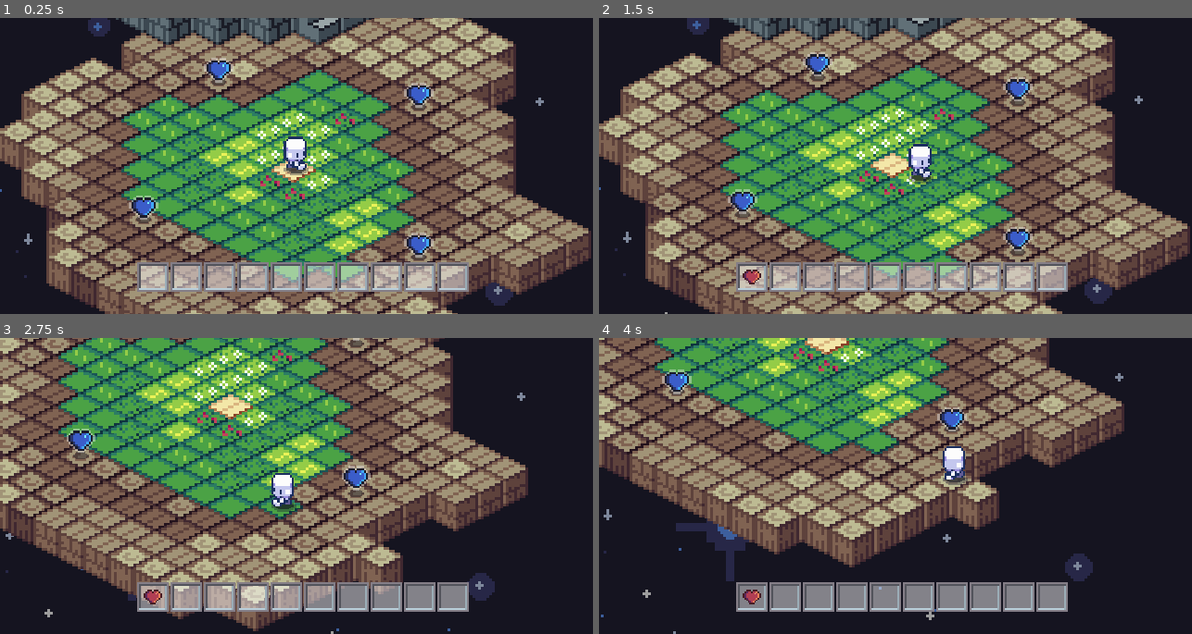
Above: before the commit, frames 1-4 (two rows, left to right).
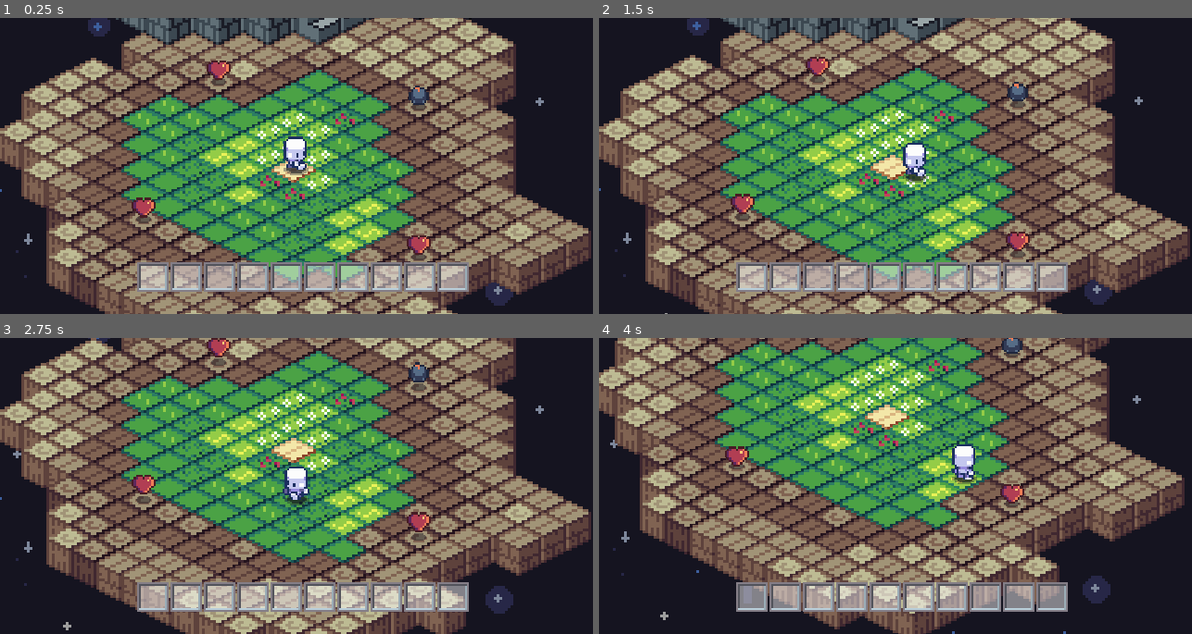
Above: after the commit, the same moments.

Repository: ofknee/shiso
Game: Godot game, scene res://scenes/main.tscn
Same seed, same stepped clock (60 frames per second), same inputs: the game is played once before the commit and once after it. The engine's default icon, where the game draws it, is replaced by a stand-in: a white triangle on a blue panel in a dark square.
Inputs (mouse positions are in pixels of both pictures, inside the frame that each line leads up to):
- Up to frame 1 (0.25 s): no input
- Up to frame 2 (1.5 s): click (753, 278) at 0.52 s; tap Enter at 1.25 s; move the mouse to (1025, 151) at 1.27 s; hold Right (right) from 1.28 s (still down); tap Alt at 1.35 s; click (1025, 151) at 1.42 s
- Up to frame 3 (2.75 s): move the mouse to (177, 500) at 2.02 s; release Right (right) at 2.03 s; hold Down (down) from 2.03 s (still down); tap Shift at 2.1 s
- Up to frame 4 (4 s): move the mouse to (954, 420) at 2.77 s; release Down (down) at 2.78 s; hold Right (right) 2.78-3.53 s; tap Alt at 2.85 s; move the mouse to (865, 545) at 3.52 s; hold Up (up) from 3.53 s (still down); tap Shift at 3.6 s; click (865, 545) at 3.67 s

The runs differ from the first frame. In frame 1, 1.1% of the frame differs, in the area x 21-74%, y 13-81%; in frame 2, 42%; in frame 3, 69%, in the area x 0-100%, y 0-100%; in frame 4, 65%.

Commit message:
OMG I FIXED VERY VERY ANNOYING BUG(s)
its all connected...

Diff:
--- a/project.godot
+++ b/project.godot
@@ -18,7 +18,6 @@
 [autoload]
 
 global_item="*uid://bepjdm5epf4is"
-global_vars="*uid://boy5nj1yidr8b"
 
 [display]
 
--- a/scenes/inventory_slot.tscn
+++ b/scenes/inventory_slot.tscn
@@ -23,6 +23,8 @@
 [node name="item_icons" parent="TextureButton" unique_id=897164623 instance=ExtResource("4_c13kb")]
 position = Vector2(17, 16)
 scale = Vector2(1.74, 1.74)
+animation = &"bomb"
+autoplay = "bomb"
 
 [node name="Sprite2D" type="Sprite2D" parent="." unique_id=246957969]
 visible = false
--- a/scenes/item_icons.tscn
+++ b/scenes/item_icons.tscn
@@ -22,10 +22,6 @@
 atlas = ExtResource("1_umqch")
 region = Rect2(13, 40, 13, 13)
 
-[sub_resource type="AtlasTexture" id="AtlasTexture_0udms"]
-atlas = ExtResource("1_umqch")
-region = Rect2(0, 53, 13, 13)
-
 [sub_resource type="AtlasTexture" id="AtlasTexture_5vp5n"]
 atlas = ExtResource("1_umqch")
 region = Rect2(52, 53, 13, 13)
@@ -34,6 +30,10 @@
 atlas = ExtResource("1_umqch")
 region = Rect2(13, 53, 13, 13)
 
+[sub_resource type="AtlasTexture" id="AtlasTexture_0udms"]
+atlas = ExtResource("1_umqch")
+region = Rect2(0, 53, 13, 13)
+
 [sub_resource type="SpriteFrames" id="SpriteFrames_08kqv"]
 animations = [{
 "frames": [{
@@ -41,7 +41,7 @@
 "texture": SubResource("AtlasTexture_6gqc1")
 }],
 "loop": true,
-"name": &"bomb",
+"name": &"bomb_gray",
 "speed": 5.0
 }, {
 "frames": [{
@@ -52,7 +52,7 @@
 "texture": SubResource("AtlasTexture_me1pa")
 }],
 "loop": true,
-"name": &"diams",
+"name": &"gem_blue",
 "speed": 0.5
 }, {
 "frames": [{
@@ -63,16 +63,8 @@
 "texture": SubResource("AtlasTexture_gwjes")
 }],
 "loop": true,
-"name": &"emz",
+"name": &"gem_green",
 "speed": 0.5
-}, {
-"frames": [{
-"duration": 1.0,
-"texture": SubResource("AtlasTexture_0udms")
-}],
-"loop": true,
-"name": &"health",
-"speed": 5.0
 }, {
 "frames": [{
 "duration": 1.0,
@@ -82,11 +74,19 @@
 "texture": SubResource("AtlasTexture_2yki7")
 }],
 "loop": true,
-"name": &"health_blue",
+"name": &"heart_blue",
+"speed": 5.0
+}, {
+"frames": [{
+"duration": 1.0,
+"texture": SubResource("AtlasTexture_0udms")
+}],
+"loop": true,
+"name": &"heart_red",
 "speed": 5.0
 }]
 
 [node name="item_icons" type="AnimatedSprite2D" unique_id=897164623]
 light_mask = 2
 sprite_frames = SubResource("SpriteFrames_08kqv")
-animation = &"health"
+animation = &"bomb_gray"
--- a/scenes/scripts/global_item.gd
+++ b/scenes/scripts/global_item.gd
@@ -54,14 +54,29 @@
 }
 
 func _ready() -> void:
-	pass
+	computah_randomize_it_pls()
 
 #pick weightedly random power up/item? if it works
-static func computah_randomize_it_pls():
+func computah_randomize_it_pls():
 	var rng = RandomNumberGenerator.new()
-	var types = INFO.keys()[randi() % INFO.size()]
+	var types = INFO.keys()#[randi() % INFO.size()]
 	var weights := []
-	weights.resize(INFO.size())
+	weights.resize(types.size()) #THIS LINE WAS :DLKFJKFJDKFJLKSDFJSKLDFKLDSJJDFKLSFJKLDSKLFDKLJDFFKJLDS
+	var index = 0
 	for elem in INFO.values():
-		weights.append(elem["stats"]["weight"])
-	print(types[rng.rand_weighted(weights)])
+		#index = types.index(elem)
+		weights[index] = (elem["stats"]["weight"])
+		#print(elem)
+		index+=1#++1
+	#print("hi",weights)
+
+	weights = PackedFloat32Array(weights)
+	#print(types.size())
+	#print(weights)
+	#print(weights.size())
+	type = (types[rng.rand_weighted(weights)])
+	print("type — "+type)
+
+
+
+#get not ()
--- a/scenes/scripts/global_vars.gd
+++ /dev/null
@@ -1,12 +0,0 @@
-extends Node
-
-#var state
-
-# Called when the node enters the scene tree for the first time.
-func _ready() -> void:
-	pass # Replace with function body.
-
-
-# Called every frame. 'delta' is the elapsed time since the previous frame.
-func _process(delta: float) -> void:
-	pass
--- a/scenes/scripts/inventory_slot.gd
+++ b/scenes/scripts/inventory_slot.gd
@@ -9,7 +9,7 @@
 func _ready() -> void:
 	index = int(name.split("_")[-1]) - 1
 	icon = $TextureButton/item_icons
-	icon.hide()
+	icon.hide() #null index???
 
 	#print("index", index) // 1 - 10
 
@@ -19,9 +19,11 @@
 	if index <= (inventory.size()-1):
 		if inventory[index] != item: #FIXME Invalid access of index '-1' on a base object of type: 'Array[GlobalItem]'.
 			item = inventory[index]
-			#icon.play(item.type)
 			icon.show()
-			# icon.play(item.type)#FIXME
+			icon.play(item.type)
+
+
+			#icon.play(item.type)#FIXME
 			_get_tooltip(Vector2.ZERO)
 
 
@@ -32,7 +34,7 @@
 
 
 func _on_texture_button_mouse_entered() -> void:
-	icon.show()
+	#icon.show()
 	if item:
 		#pass
 		#print("hi")
--- a/scenes/scripts/item.gd
+++ b/scenes/scripts/item.gd
@@ -13,16 +13,21 @@
 
 func _ready() -> void:
 	var types = GlobalItem.INFO.keys()
-	item.type = types[randi() % types.size()]
+	item.computah_randomize_it_pls()
+	#item.type = types[randi() % types.size()]
 	anim.play(item.type)
-	add_to_group("items")
+	print(item.type + "...")
+	print(anim.animation)
+
+	#add_to_group("items")
 
 
 func _process(delta : float) -> void:
 	time += delta * frequency
 	bob = round(sin(time) * amplitude / rounding) * rounding
 	anim.set_position(og_pos + Vector2(0, bob))
-	anim.play(item.type)#FIXME
+	#anim.play(item.type)#FIXME
+#	print("item.type" + item.type)
 
 
 pass # Replace with function body.
--- a/scenes/scripts/player.gd
+++ b/scenes/scripts/player.gd
@@ -2,11 +2,13 @@
 
 @onready var sprite: AnimatedSprite2D = $AnimatedSprite2D
 
+const SPEED := 1.0
+
 const TILE_W := 18.0
 const TILE_H := 9.0
-var move_time := 0.14 # TODO - change back to 0.28
-const BOB_AMOUNT := 2.0
-const DELAY := 0.03 # TODO - change back to 0.1 when done testing?
+var move_time := 0.28/SPEED # TODO - change back to 0.28
+const BOB_AMOUNT := 2.0/SPEED
+const DELAY := 0.1/SPEED # TODO - change back to 0.1 when done testing?
 
 var inventory = GlobalItem.inv
 var moving := false
Not shown, removed: scenes/scripts/global_vars.gd.uid
